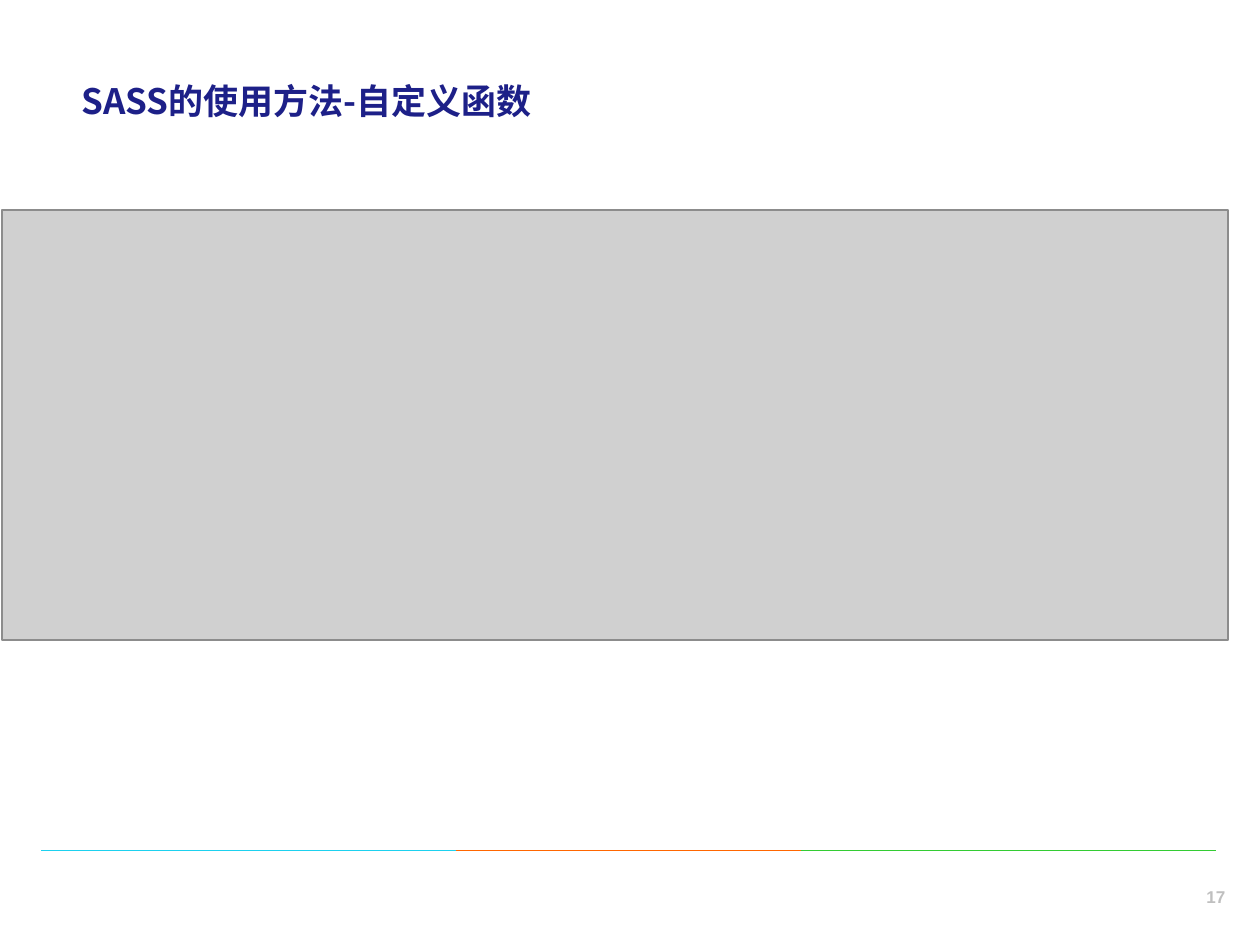
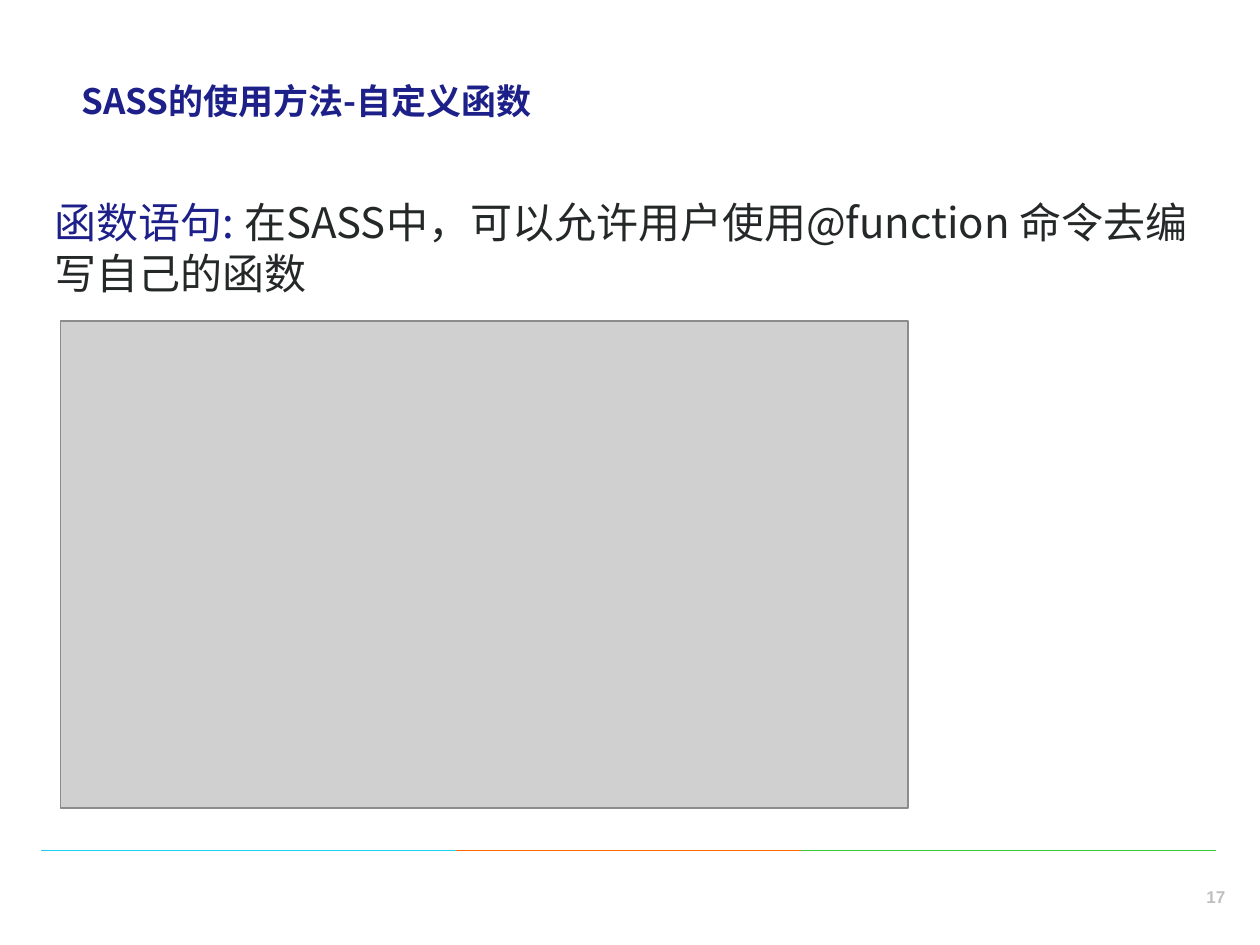
Before and after one commit to wuxinkai/wu-sass, a slide deck: slide 17 of sass.pptx. Drawn at 1260x945 pixels with LibreOffice and Linux fonts; fonts in the diff are those of the drawing; grey boxes stand for pictures; background and template pictures are left out. Boxes give left, top, right and bottom in pixels: in the first picture for what was removed or moved away, otherwise in the second. Text is boxed around its words. In the diff, an @@ line names an element or a change of style, - is before the commit and + after.

```diff
--- a/sass.pptx
+++ b/sass.pptx
@@ text added at (55, 202, 1187, 293), 18 pt, text #262828 @@
+函数语句: 在SASS中，可以允许用户使用@function 命令去编写自己的函数
@@ picture removed at (2, 210, 1228, 640) @@
@@ picture added at (60, 321, 907, 808) @@
```
Also in this commit, not shown: 11 other slides changed, 10 other files.
